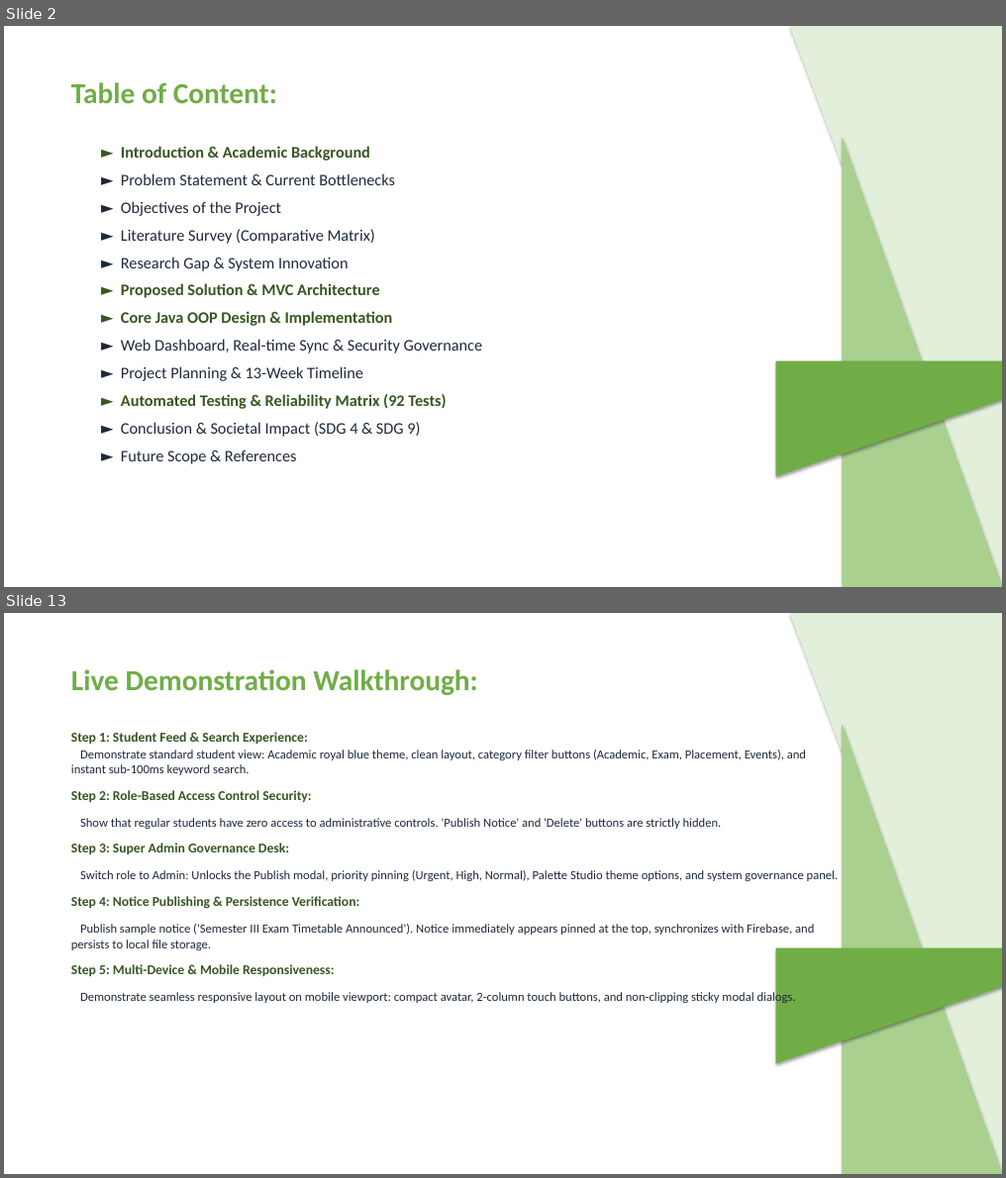
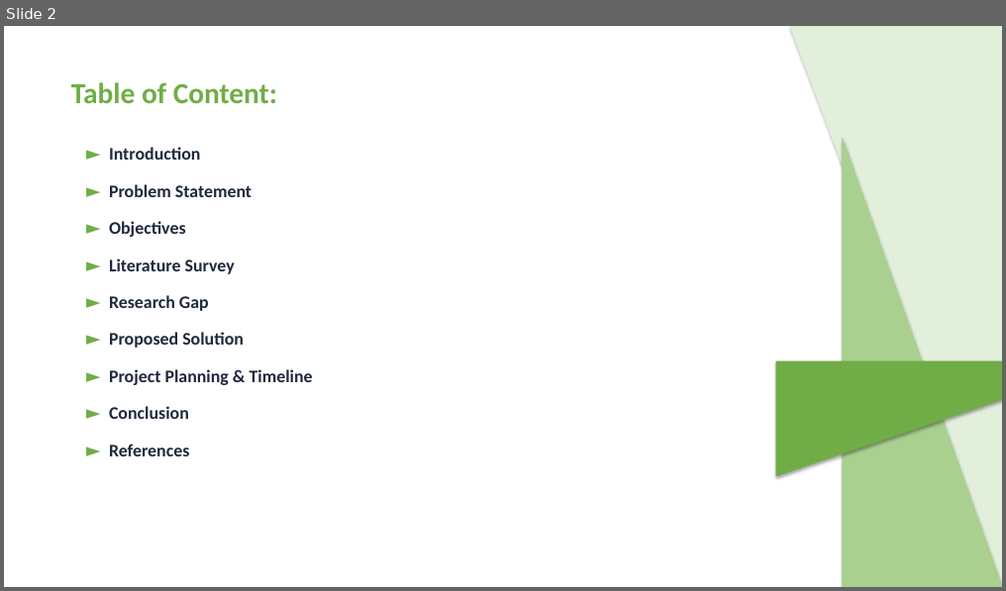
Before and after one commit to ATP0925/CampusNotify-Java-Mini-Project, a slide deck: CampusNotify_Review_Presentation.pptx. Shown one above the other, each under a label of ours: slides 2 and 13 before the commit, slide 2 after it; the slides between them are not shown. The pictures are 1006x1178 and 1006x591 pixels, drawn with LibreOffice and Linux fonts; fonts in the diff are those of the drawing. Boxes give left, top, right and bottom in pixels: in the first picture for what was removed or moved away, otherwise in the second. Text is boxed around its words. In the diff, an @@ line names an element or a change of style, - is before the commit and + after.

Commit message:
docs: align PPT deck strictly to Review 1 agenda (9 topics) and sync report points with sample report

```diff
--- a/CampusNotify_Review_Presentation.pptx
+++ b/CampusNotify_Review_Presentation.pptx
@@ slide 13 removed at [4, 613, 1002, 1174], background #FFFFFF @@
@@ right triangle removed at [790, 613, 1002, 1174] @@
@@ text removed at [71, 669, 478, 695] @@
-Live Demonstration Walkthrough:
@@ right triangle removed at [843, 725, 1002, 1174] @@
@@ text removed at [71, 732, 839, 1005] @@
-Step 1: Student Feed & Search Experience:
-Demonstrate standard student view: Academic royal blue theme, clean layout, category filter buttons (Academic, Exam, Placement, Events), and instant sub-100ms keyword search.
-Step 2: Role-Based Access Control Security:
-Show that regular students have zero access to administrative controls. 'Publish Notice' and 'Delete' buttons are strictly hidden.
-Step 3: Super Admin Governance Desk:
-Switch role to Admin: Unlocks the Publish modal, priority pinning (Urgent, High, Normal), Palette Studio theme options, and system governance panel.
-Step 4: Notice Publishing & Persistence Verification:
-Publish sample notice ('Semester III Exam Timetable Announced'). Notice immediately appears pinned at the top, synchronizes with Firebase, and persists to local file storage.
-Step 5: Multi-Device & Mobile Responsiveness:
-Demonstrate seamless responsive layout on mobile viewport: compact avatar, 2-column touch buttons, and non-clipping sticky modal dialogs.
@@ right triangle removed at [776, 949, 1002, 1063] @@
@@ slide 2 changed as well @@
@@ text at [109, 147, 313, 457]: text changed; size 15.5 to 17 pt; bold on @@
-► Introduction & Academic Background
-► Problem Statement & Current Bottlenecks
-► Objectives of the Project
-► Literature Survey (Comparative Matrix)
-► Research Gap & System Innovation
-► Proposed Solution & MVC Architecture
-► Core Java OOP Design & Implementation
-► Web Dashboard, Real-time Sync & Security Governance
-► Project Planning & 13-Week Timeline
-► Automated Testing & Reliability Matrix (92 Tests)
-► Conclusion & Societal Impact (SDG 4 & SDG 9)
-► Future Scope & References
+► Introduction
+► Problem Statement
+► Objectives
+► Literature Survey
+► Research Gap
+► Proposed Solution
+► Project Planning & Timeline
+► Conclusion
+► References
```
Also in this commit, not shown: 3 other slides changed, 8 slides added, 11 other slides removed, 11 other files.
